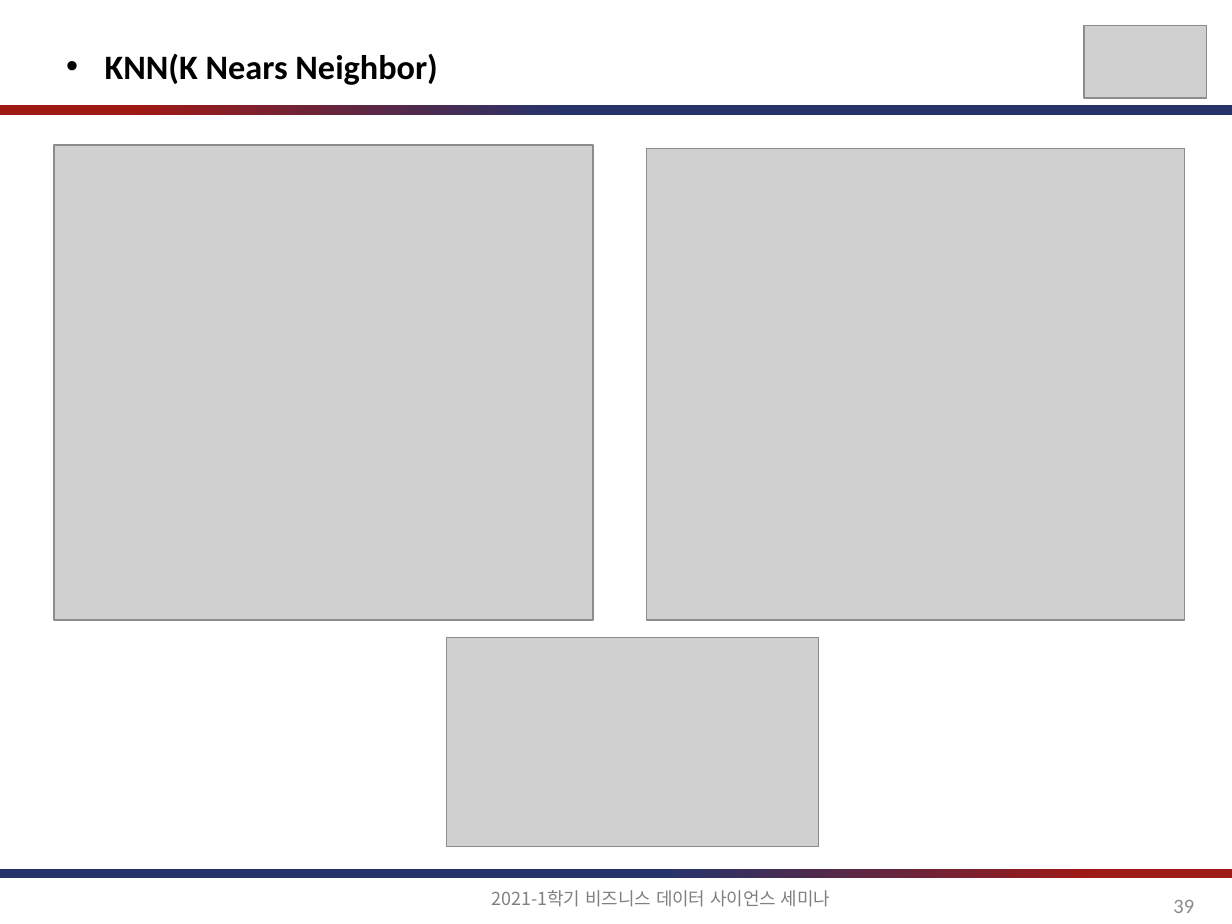
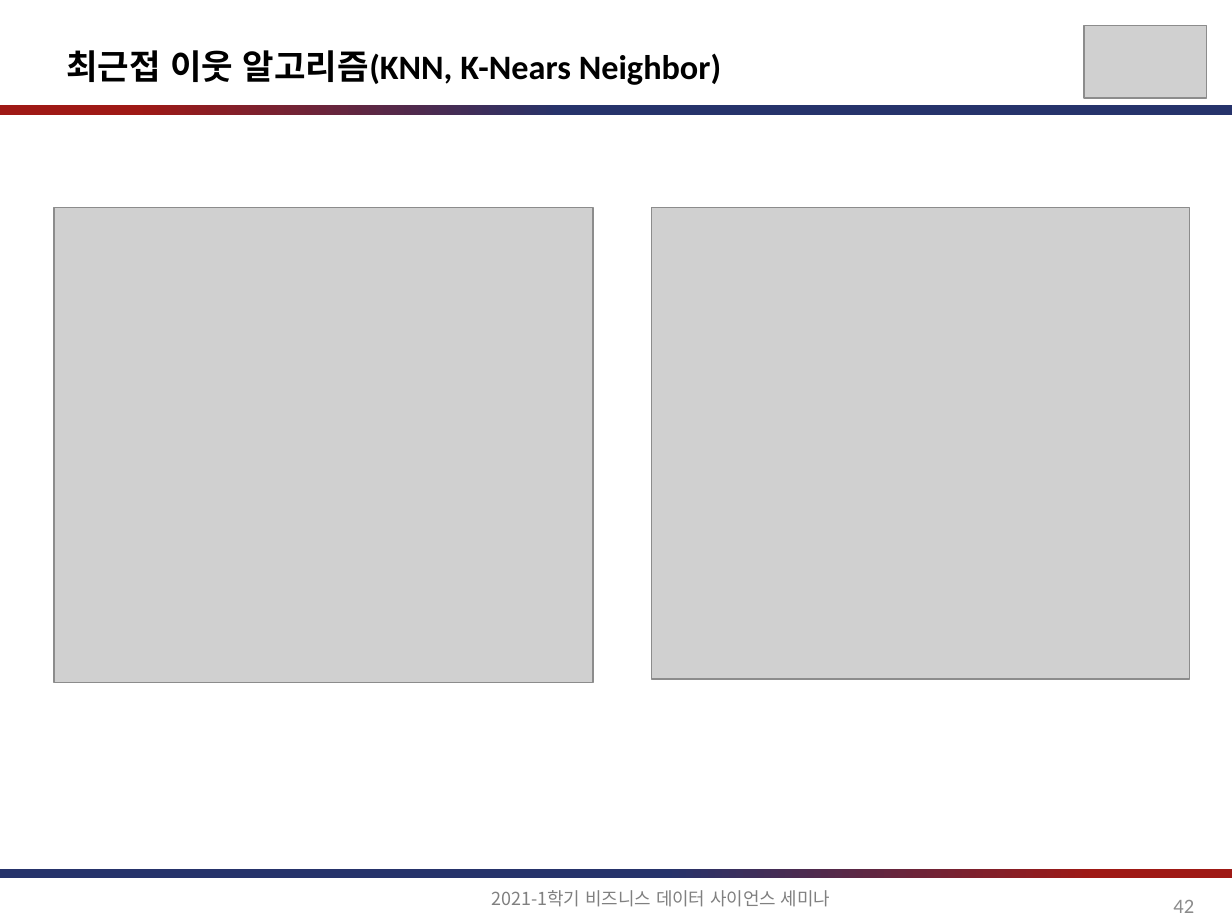
Before and after one commit to jihoahn9303/Seminar_For_Business_DS, a slide deck: slide 42 of document/비즈니스를_위한_데이터과학_6장.pptx (slide 39 before the commit). Drawn at 1232x924 pixels with LibreOffice and Linux fonts; fonts in the diff are those of the drawing; grey boxes stand for pictures. Boxes give left, top, right and bottom in pixels: in the first picture for what was removed or moved away, otherwise in the second. Text is boxed around its words. In the diff, an @@ line names an element or a change of style, - is before the commit and + after.

```diff
--- a/document/비즈니스를_위한_데이터과학_6장.pptx
+++ b/document/비즈니스를_위한_데이터과학_6장.pptx
@@ text at (x1=66, y1=50, x2=721, y2=85): text changed @@
-• KNN(K Nears Neighbor)
+최근접 이웃 알고리즘(KNN, K-Nears Neighbor)
@@ picture moved from (x1=54, y1=145, x2=594, y2=621) to (x1=54, y1=208, x2=594, y2=684) @@
@@ picture moved from (x1=647, y1=149, x2=1185, y2=621) to (x1=652, y1=208, x2=1190, y2=680) @@
@@ picture removed at (x1=447, y1=637, x2=819, y2=846) @@
@@ page number at (x1=1173, y1=900, x2=1194, y2=913): text changed @@
-39
+42
```
Also in this commit, not shown: 36 other slides changed, 4 slides added, 1 slide removed.
